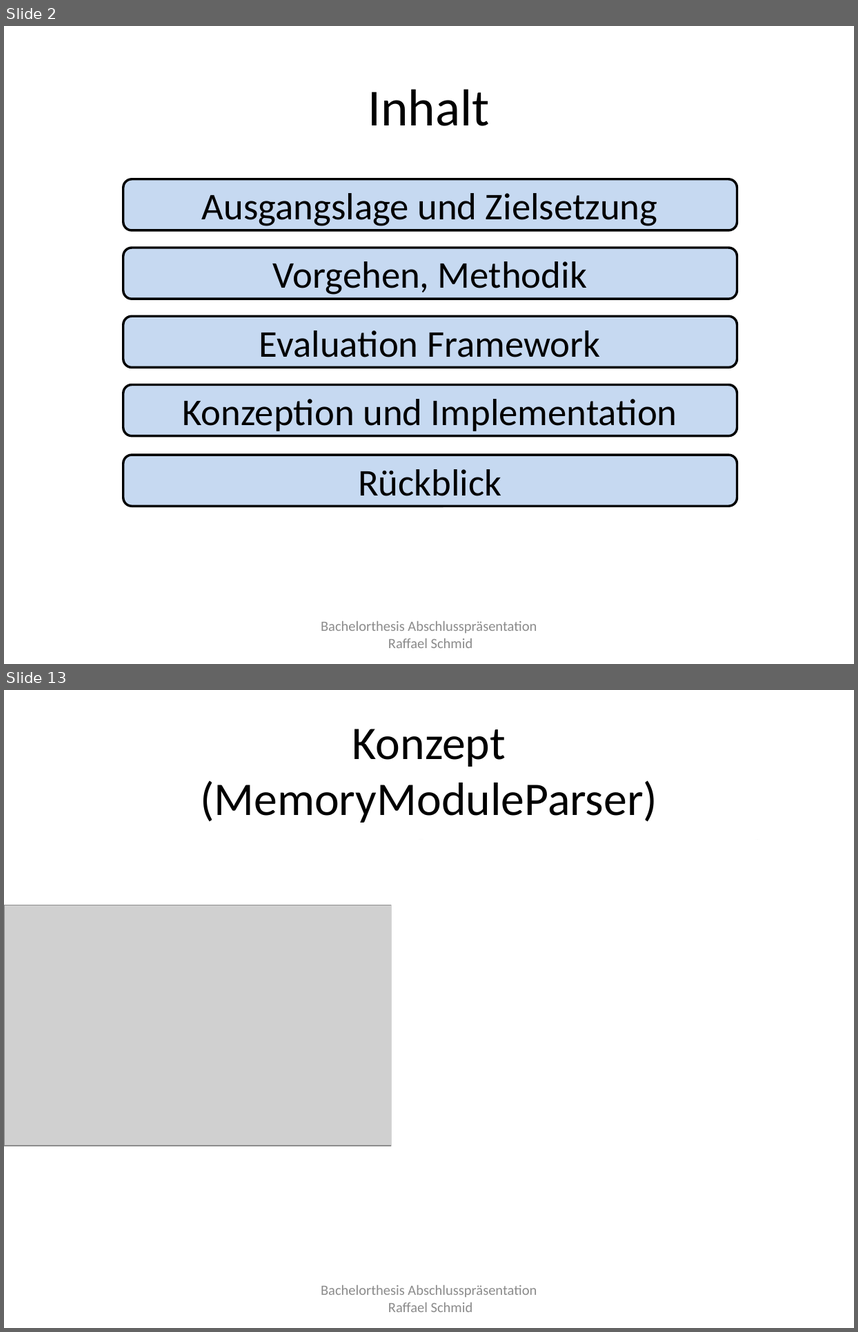
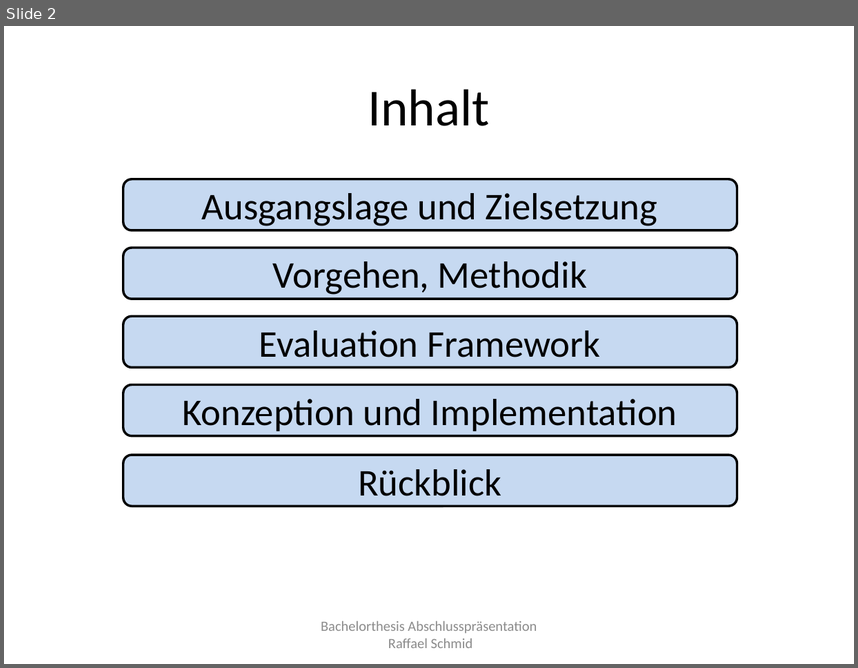
Before and after one commit to raffaelschmid/bachelorthesis, a slide deck: Dokumentation/Abschlusspraesentation/rschmid_bachelorthesis_abschlusspraesentation.pptx. Shown one above the other, each under a label of ours: slides 2 and 13 before the commit, slide 2 after it; the slides between them are not shown. The pictures are 858x1332 and 858x668 pixels, drawn with LibreOffice and Linux fonts; fonts in the diff are those of the drawing; grey boxes stand for pictures. Boxes give left, top, right and bottom in pixels: in the first picture for what was removed or moved away, otherwise in the second. Text is boxed around its words. In the diff, an @@ line names an element or a change of style, - is before the commit and + after.

```diff
--- a/Dokumentation/Abschlusspraesentation/rschmid_bachelorthesis_abschlusspraesentation.pptx
+++ b/Dokumentation/Abschlusspraesentation/rschmid_bachelorthesis_abschlusspraesentation.pptx
@@ slide 13 removed at bbox=[4, 690, 854, 1328], background #FFFFFF @@
@@ title removed at bbox=[200, 729, 657, 822] @@
-Konzept
-(MemoryModuleParser)
@@ rectangle removed at bbox=[392, 840, 811, 1254] @@
@@ arrow removed from (421, 840) to (421, 863) @@
@@ arrow removed from (757, 863) to (757, 840) @@
@@ picture removed at bbox=[4, 905, 392, 1145] @@
@@ arrow removed from (421, 905) to (421, 979) @@
@@ arrow removed from (564, 979) to (564, 905) @@
@@ arrow removed from (584, 905) to (584, 1101) @@
@@ arrow removed from (737, 1101) to (737, 905) @@
@@ line removed from (584, 1145) to (584, 1214) @@
@@ text removed at bbox=[321, 1285, 537, 1312] @@
-Bachelorthesis Abschlusspräsentation
-Raffael Schmid
```
Also in this commit, not shown: 10 slides changed, 2 slides added, 2 other slides removed, 4 other files.
